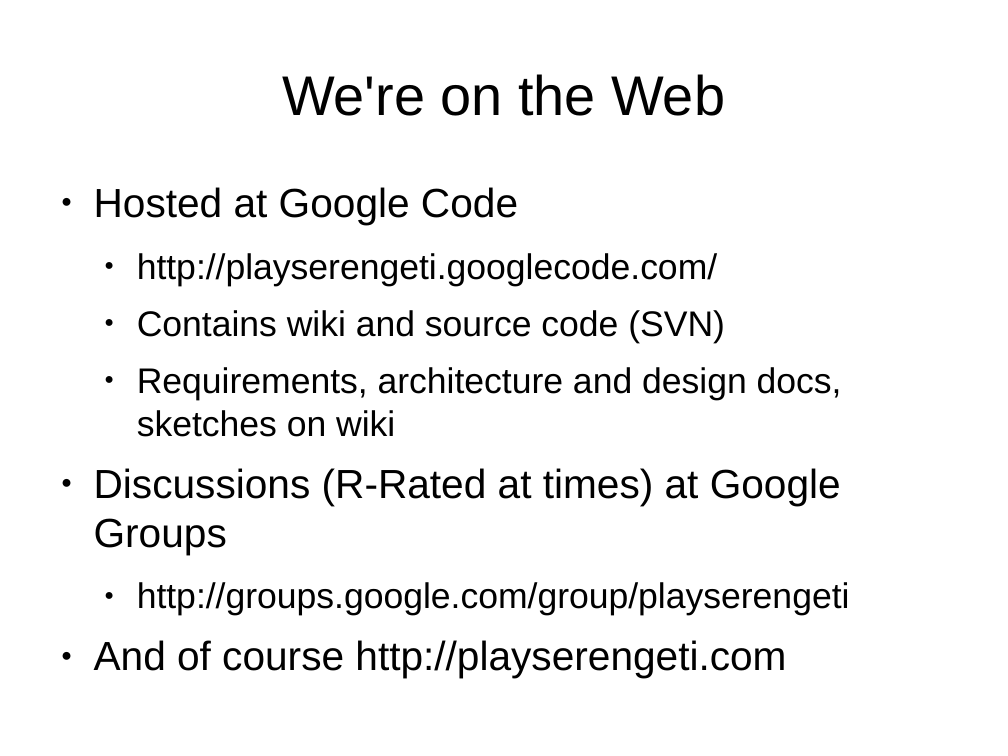
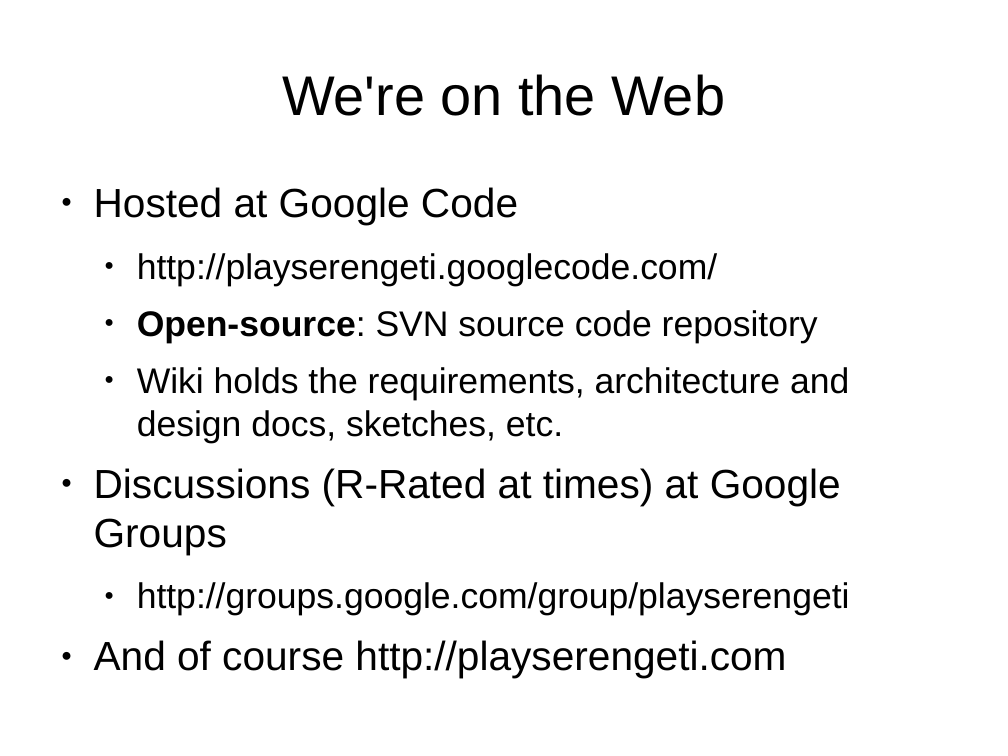
Before and after one commit to lmucs/playserengeti, a slide deck: slide 21 of serengeti/src/site/serengeti.odp (slide 22 before the commit). Drawn at 1008x756 pixels with LibreOffice and Linux fonts; fonts in the diff are those of the drawing. Boxes give left, top, right and bottom in pixels: in the first picture for what was removed or moved away, otherwise in the second. Text is boxed around its words. In the diff, an @@ line names an element or a change of style, - is before the commit and + after.

```diff
--- a/serengeti/src/site/serengeti.odp
+++ b/serengeti/src/site/serengeti.odp
@@ text at <box>137,310,849,443</box>: text changed @@
-  ● Contains wiki and source code (SVN)
-  ● Requirements, architecture and design docs, sketches on wiki
+  ● Open-source: SVN source code repository
+  ● Wiki holds the requirements, architecture and design docs, sketches, etc.
```
Also in this commit, not shown: 8 other slides changed, 7 slides added, 8 slides removed.
